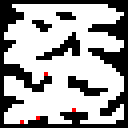
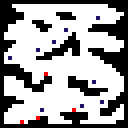
Before/after of a 128px x 128px layered artwork. What changed in the layer stack:
painted on "level" over [8, 16, 104, 112]
